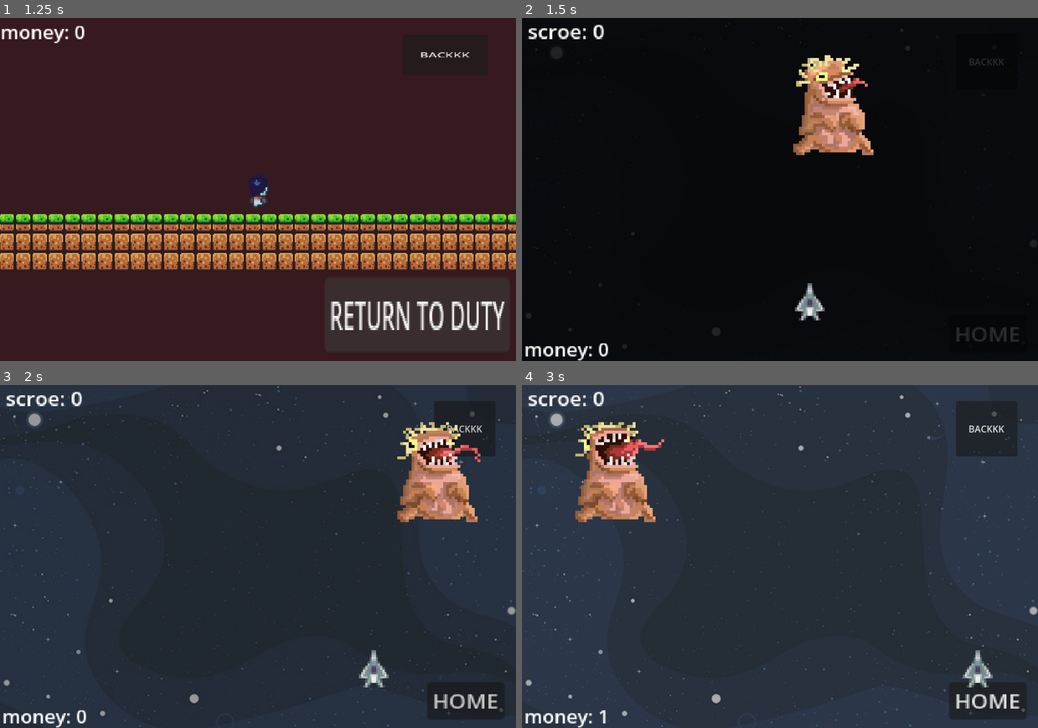
Above: before the commit, frames 1-4 (two rows, left to right).
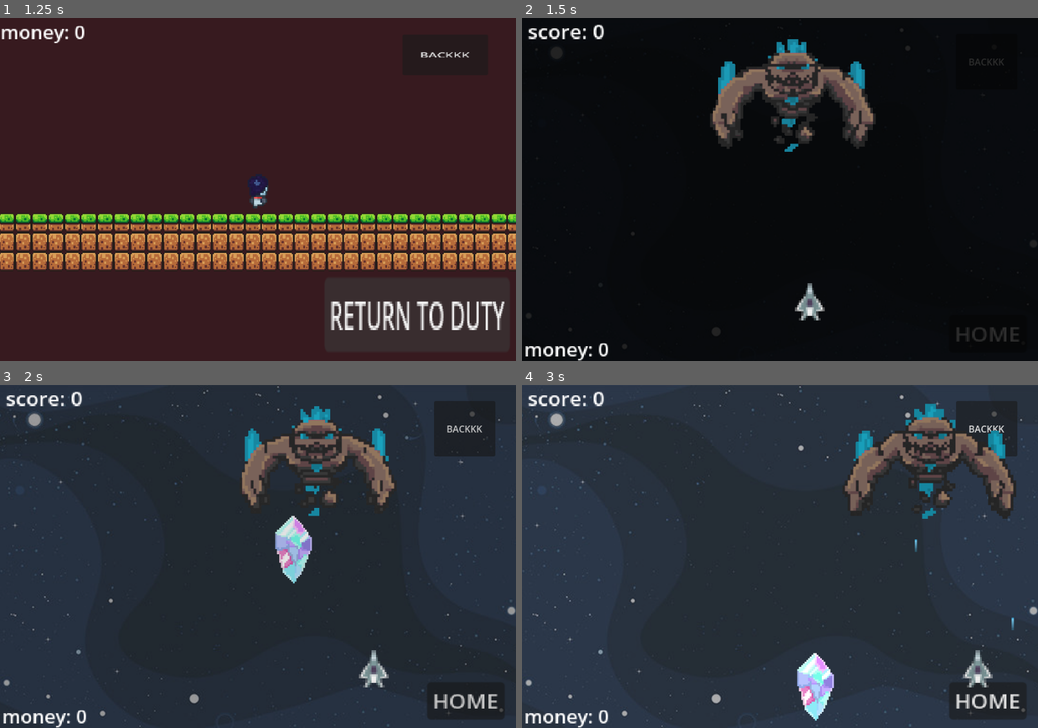
Above: after the commit, the same moments.

Repository: williamhoangbossman/bad-guys-space-shooters
Game: Godot game, scene res://scenes/MainScenes/PlatformerWorld.tscn
Same seed, same stepped clock (60 frames per second), same inputs: the game is played once before the commit and once after it. This scene is started directly instead of the project's main scene.
Inputs:
- Up to frame 1 (1.25 s): click "RETURN TO DUTY" at 0.5 s
- Up to frame 2 (1.5 s): hold D (Right) from 1.28 s (still down)
- Up to frame 3 (2 s): keep holding D (Right)
- Up to frame 4 (3 s): tap Space (shoot) at 2.1 s; tap Enter (ui_accept) at 2.27 s; release D (Right) at 2.78 s; hold A (Left) from 2.78 s (still down); hold Space (shoot) from 2.78 s (still down)

Frame 1 is identical in both runs. In frame 2, 6.9% of the frame differs, in the area x 5-69%, y 3-41%; in frame 3, 7.4%; in frame 4, 9.0%, in the area x 5-96%, y 3-99%.

Commit message:
Attack

Diff:
--- a/project.godot
+++ b/project.godot
@@ -27,6 +27,10 @@
 window/size/viewport_height=600
 window/stretch/mode="viewport"
 window/stretch/aspect="expand"
+
+[global_group]
+
+playership=""
 
 [input]
 
--- a/scenes/CharacterScenes/enemy.tscn
+++ b/scenes/CharacterScenes/enemy.tscn
@@ -1,108 +1,96 @@
 [gd_scene format=3 uid="uid://df8vr1fel2kwr"]
 
-[ext_resource type="Texture2D" uid="uid://c3q4g0crboi45" path="res://assets/Sprites/spritesheet.png" id="1_7p1mj"]
 [ext_resource type="Script" uid="uid://cc5ft8qp16sc0" path="res://scripts/CharScripts/enemy.gd" id="1_r2jx8"]
+[ext_resource type="Texture2D" uid="uid://brvyqymnsyklr" path="res://assets/Sprites/golemSpritesheet.png" id="2_r2jx8"]
 
 [sub_resource type="CircleShape2D" id="CircleShape2D_m5w63"]
 radius = 69.00725
 
-[sub_resource type="AtlasTexture" id="AtlasTexture_md0e3"]
-atlas = ExtResource("1_7p1mj")
-region = Rect2(0, 0, 175, 175)
+[sub_resource type="CapsuleShape2D" id="CapsuleShape2D_t2l28"]
 
-[sub_resource type="AtlasTexture" id="AtlasTexture_4ra3w"]
-atlas = ExtResource("1_7p1mj")
-region = Rect2(175, 0, 175, 175)
+[sub_resource type="AtlasTexture" id="AtlasTexture_v5lbe"]
+atlas = ExtResource("2_r2jx8")
+region = Rect2(0, 0, 327, 327)
 
-[sub_resource type="AtlasTexture" id="AtlasTexture_5uy6h"]
-atlas = ExtResource("1_7p1mj")
-region = Rect2(350, 0, 175, 175)
+[sub_resource type="AtlasTexture" id="AtlasTexture_vedwu"]
+atlas = ExtResource("2_r2jx8")
+region = Rect2(327, 0, 327, 327)
 
-[sub_resource type="AtlasTexture" id="AtlasTexture_c4w8v"]
-atlas = ExtResource("1_7p1mj")
-region = Rect2(525, 0, 175, 175)
+[sub_resource type="AtlasTexture" id="AtlasTexture_r7mm2"]
+atlas = ExtResource("2_r2jx8")
+region = Rect2(654, 0, 327, 327)
 
-[sub_resource type="AtlasTexture" id="AtlasTexture_xwavj"]
-atlas = ExtResource("1_7p1mj")
-region = Rect2(0, 175, 175, 175)
+[sub_resource type="AtlasTexture" id="AtlasTexture_x2tf8"]
+atlas = ExtResource("2_r2jx8")
+region = Rect2(981, 0, 327, 327)
 
-[sub_resource type="AtlasTexture" id="AtlasTexture_nenq2"]
-atlas = ExtResource("1_7p1mj")
-region = Rect2(175, 175, 175, 175)
+[sub_resource type="AtlasTexture" id="AtlasTexture_nghiy"]
+atlas = ExtResource("2_r2jx8")
+region = Rect2(0, 327, 327, 327)
 
-[sub_resource type="AtlasTexture" id="AtlasTexture_md484"]
-atlas = ExtResource("1_7p1mj")
-region = Rect2(350, 175, 175, 175)
+[sub_resource type="AtlasTexture" id="AtlasTexture_qn2k4"]
+atlas = ExtResource("2_r2jx8")
+region = Rect2(327, 327, 327, 327)
 
-[sub_resource type="AtlasTexture" id="AtlasTexture_ipns3"]
-atlas = ExtResource("1_7p1mj")
-region = Rect2(525, 175, 175, 175)
+[sub_resource type="AtlasTexture" id="AtlasTexture_dj03e"]
+atlas = ExtResource("2_r2jx8")
+region = Rect2(654, 327, 327, 327)
 
-[sub_resource type="AtlasTexture" id="AtlasTexture_8qclf"]
-atlas = ExtResource("1_7p1mj")
-region = Rect2(0, 350, 175, 175)
+[sub_resource type="AtlasTexture" id="AtlasTexture_dhlml"]
+atlas = ExtResource("2_r2jx8")
+region = Rect2(981, 327, 327, 327)
 
-[sub_resource type="AtlasTexture" id="AtlasTexture_w8i8w"]
-atlas = ExtResource("1_7p1mj")
-region = Rect2(175, 350, 175, 175)
-
-[sub_resource type="AtlasTexture" id="AtlasTexture_otmr2"]
-atlas = ExtResource("1_7p1mj")
-region = Rect2(350, 350, 175, 175)
-
-[sub_resource type="SpriteFrames" id="SpriteFrames_wtq4b"]
+[sub_resource type="SpriteFrames" id="SpriteFrames_7urq8"]
 animations = [{
 "frames": [{
 "duration": 1.0,
-"texture": SubResource("AtlasTexture_md0e3")
+"texture": SubResource("AtlasTexture_v5lbe")
 }, {
 "duration": 1.0,
-"texture": SubResource("AtlasTexture_4ra3w")
+"texture": SubResource("AtlasTexture_vedwu")
 }, {
 "duration": 1.0,
-"texture": SubResource("AtlasTexture_5uy6h")
+"texture": SubResource("AtlasTexture_r7mm2")
 }, {
 "duration": 1.0,
-"texture": SubResource("AtlasTexture_c4w8v")
+"texture": SubResource("AtlasTexture_x2tf8")
 }, {
 "duration": 1.0,
-"texture": SubResource("AtlasTexture_xwavj")
+"texture": SubResource("AtlasTexture_nghiy")
 }, {
 "duration": 1.0,
-"texture": SubResource("AtlasTexture_nenq2")
+"texture": SubResource("AtlasTexture_qn2k4")
 }, {
 "duration": 1.0,
-"texture": SubResource("AtlasTexture_md484")
+"texture": SubResource("AtlasTexture_dj03e")
 }, {
 "duration": 1.0,
-"texture": SubResource("AtlasTexture_ipns3")
-}, {
-"duration": 1.0,
-"texture": SubResource("AtlasTexture_8qclf")
-}, {
-"duration": 1.0,
-"texture": SubResource("AtlasTexture_w8i8w")
-}, {
-"duration": 1.0,
-"texture": SubResource("AtlasTexture_otmr2")
+"texture": SubResource("AtlasTexture_dhlml")
 }],
 "loop": true,
 "name": &"default",
-"speed": 9.5
+"speed": 12.0
 }]
 
 [node name="Enemy" type="Area2D" unique_id=450332716 groups=["enemy"]]
 script = ExtResource("1_r2jx8")
 
 [node name="CollisionShape2D" type="CollisionShape2D" parent="." unique_id=2000163674]
-position = Vector2(-6, 14.999999)
-scale = Vector2(1.1663111, 1.3199997)
+position = Vector2(4.7683716e-07, 2)
+scale = Vector2(0.5941129, 1.2985171)
 shape = SubResource("CircleShape2D_m5w63")
 
-[node name="AnimatedSprite2D" type="AnimatedSprite2D" parent="." unique_id=1125558941]
-sprite_frames = SubResource("SpriteFrames_wtq4b")
-autoplay = "default"
-frame_progress = 0.7386931
+[node name="CollisionShape2D2" type="CollisionShape2D" parent="." unique_id=1533941779]
+position = Vector2(82, -0.9999962)
+rotation = -0.62206376
+scale = Vector2(2.843636, 5.5600767)
+shape = SubResource("CapsuleShape2D_t2l28")
+
+[node name="CollisionShape2D3" type="CollisionShape2D" parent="." unique_id=470481604]
+position = Vector2(-92, 0)
+rotation = 0.54054165
+scale = Vector2(2.843636, 5.5600767)
+shape = SubResource("CapsuleShape2D_t2l28")
 
 [node name="RightRayCast" type="RayCast2D" parent="." unique_id=63522769]
 target_position = Vector2(76, 0)
@@ -110,4 +98,12 @@
 [node name="LeftRayCast" type="RayCast2D" parent="." unique_id=970435443]
 target_position = Vector2(-81, 0)
 
+[node name="shootTimer" type="Timer" parent="." unique_id=1356347083]
+
+[node name="AnimatedSprite2D" type="AnimatedSprite2D" parent="." unique_id=186449462]
+sprite_frames = SubResource("SpriteFrames_7urq8")
+autoplay = "default"
+frame_progress = 0.98738676
+
 [connection signal="body_entered" from="." to="." method="_on_body_entered"]
+[connection signal="timeout" from="shootTimer" to="." method="_on_shoot_timer_timeout"]
--- /dev/null
+++ b/scenes/Misc/enemyBullet.tscn
@@ -0,0 +1,21 @@
+[gd_scene format=3 uid="uid://cp2ckf7lgynjq"]
+
+[ext_resource type="Script" uid="uid://docubivold24v" path="res://scripts/MiscItemsScripts/enemyBulletScript.gd" id="1_7ynlk"]
+[ext_resource type="Texture2D" uid="uid://cpnvv7f3cdr7c" path="res://assets/Sprites/CrystalAtk_1.png" id="2_7ynlk"]
+
+[sub_resource type="CapsuleShape2D" id="CapsuleShape2D_c5w5p"]
+radius = 305.74057
+height = 637.5016
+
+[node name="enemyBullet" type="Area2D" unique_id=1511659055]
+script = ExtResource("1_7ynlk")
+
+[node name="CollisionShape2D" type="CollisionShape2D" parent="." unique_id=1274180043]
+scale = Vector2(0.09321786, 0.19025645)
+shape = SubResource("CapsuleShape2D_c5w5p")
+
+[node name="Sprite2D" type="Sprite2D" parent="." unique_id=459726399]
+scale = Vector2(0.6063932, 0.60526705)
+texture = ExtResource("2_7ynlk")
+
+[connection signal="area_entered" from="." to="." method="_on_area_entered"]
--- a/scenes/UIScenes/hud.tscn
+++ b/scenes/UIScenes/hud.tscn
@@ -34,4 +34,4 @@
 offset_right = 84.0
 offset_bottom = 22.0
 scale = Vector2(2.2553058, 2.0878825)
-text = "scroe:"
+text = "score:"
--- /dev/null
+++ b/scenes/UIScenes/worldSelection.tscn
@@ -0,0 +1,47 @@
+[gd_scene format=3 uid="uid://x7qmw6tmyfke"]
+
+[node name="CanvasLayer" type="CanvasLayer" unique_id=1266624653]
+
+[node name="Control" type="Control" parent="." unique_id=73113987]
+layout_mode = 3
+anchors_preset = 15
+anchor_right = 1.0
+anchor_bottom = 1.0
+grow_horizontal = 2
+grow_vertical = 2
+
+[node name="ColorRect" type="ColorRect" parent="Control" unique_id=420095694]
+layout_mode = 1
+anchors_preset = 15
+anchor_right = 1.0
+anchor_bottom = 1.0
+grow_horizontal = 2
+grow_vertical = 2
+
+[node name="optionsContainer" type="VBoxContainer" parent="Control/ColorRect" unique_id=897709657]
+layout_mode = 0
+offset_left = 283.0
+offset_top = 61.000004
+offset_right = 323.0
+offset_bottom = 232.0
+scale = Vector2(8.233581, 2.686754)
+
+[node name="Button" type="Button" parent="Control/ColorRect/optionsContainer" unique_id=1999063473]
+layout_mode = 2
+text = "w1"
+
+[node name="Button2" type="Button" parent="Control/ColorRect/optionsContainer" unique_id=146052453]
+layout_mode = 2
+text = "w2"
+
+[node name="Button3" type="Button" parent="Control/ColorRect/optionsContainer" unique_id=336384949]
+layout_mode = 2
+text = "w3"
+
+[node name="Button4" type="Button" parent="Control/ColorRect/optionsContainer" unique_id=14248848]
+layout_mode = 2
+text = "w4"
+
+[node name="Button5" type="Button" parent="Control/ColorRect/optionsContainer" unique_id=1323528307]
+layout_mode = 2
+text = "w5"
--- a/scripts/CharScripts/character.gd
+++ b/scripts/CharScripts/character.gd
@@ -6,7 +6,6 @@
 const SPEED = 300.0
 const JUMP_VELOCITY = -400.0
 
-var cooldown = 0.4
 var timer = 0
 
 func _physics_process(delta: float) -> void:
@@ -16,7 +15,7 @@
 	# Handle jump.
 	timer += delta
 	if Input.is_action_pressed("shoot"):
-		if timer >= cooldown:
+		if timer >= GameManager.playerBulletCooldown:
 			spawnBullet()
 
 	# Get the input direction and handle the movement/deceleration.
@@ -26,7 +25,6 @@
 		velocity.x = direction * SPEED
 	else:
 		velocity.x = move_toward(velocity.x, 0, SPEED)
-
 	if direction < 0:
 		playersprite.flip_h = true
 	elif direction > 0:
--- a/scripts/CharScripts/enemy.gd
+++ b/scripts/CharScripts/enemy.gd
@@ -1,14 +1,20 @@
 extends Area2D
 
+@onready var enemyCharacter = $"."
+
+@onready var shootTimer = $shootTimer
 @onready var rightRayCast = $RightRayCast
 @onready var leftRayCast = $LeftRayCast
 
+const enemyBulletPreload = preload("res://scenes/Misc/enemyBullet.tscn")
 
 var direction = 1
 var currentHealth: int
 
 func _ready() -> void:
 	currentHealth = GameManager.enemyMaxhealth
+	shootTimer.wait_time = randf_range(GameManager.enemyBulletFrequencyMin, GameManager.enemyBulletFrequencyMax)
+	shootTimer.start()
 
 func take_damage(amount: int):
 	currentHealth -= amount
@@ -17,14 +23,25 @@
 	if currentHealth <= 0:
 		die()
 
+func spawnBullet() -> void:
+	var enemyBullet = enemyBulletPreload.instantiate()
+	add_child(enemyBullet)
+	enemyBullet.global_position.x = enemyCharacter.global_position.x
+	enemyBullet.global_position.y = enemyCharacter.global_position.y + enemyCharacter.position.y / 2
 
 
 func die():
-	#add score etc
+	GameManager.currentScore += 1 * GameManager.scoreMultiplier
 	queue_free()
 
+func _on_shoot_timer_timeout() -> void:
+	spawnBullet()
+
+	shootTimer.wait_time = randf_range(GameManager.enemyBulletFrequencyMin, GameManager.enemyBulletFrequencyMax)
+	shootTimer.start()
+
 func _physics_process(delta: float) -> void:
-	$".".position.x += GameManager.enemySpeed * direction
+	$".".position.x += GameManager.enemySpeed * direction * delta
 
 	if rightRayCast.is_colliding() and direction == 1:
 		direction = -1
--- a/scripts/MainScripts/ManagerScripts/GameManager.gd
+++ b/scripts/MainScripts/ManagerScripts/GameManager.gd
@@ -6,18 +6,24 @@
 var characterHealth: float = 3
 var characterBulletSpeed: float = 200
 var playerBaseDamage: float = 1
+var playerBulletCooldown: float = 0.4
 
 var currentScore: float = 0
+var scoreMultiplier: float = 1
+
 var damageMultiplier: float = 1
 
 #enemy data
 var enemyMaxhealth: float = 30
-var enemySpeed: float = 10
+var enemySpeed: float = 160
 
+var enemyBulletSpeed: float = 4
+var enemyBulletFrequencyMin = 0.05
+var enemyBulletFrequencyMax = 4
 # Called when the node enters the scene tree for the first time.
 func _ready() -> void:
 	pass
 
 # Called every frame. 'delta' is the elapsed time since the previous frame.
 func _process(delta: float) -> void:
-	pass
+	print(currentDifficulty)
--- a/scripts/MainScripts/game.gd
+++ b/scripts/MainScripts/game.gd
@@ -22,25 +22,33 @@
 
 
 func easy_mode_setup() -> void:
-	GameManager.enemySpeed = 7.5
+	GameManager.enemySpeed = 120
 	GameManager.enemyMaxhealth = 1
+	GameManager.enemyBulletFrequencyMin = 1
+	GameManager.enemyBulletFrequencyMax = 5
 
 	GameManager.characterBulletSpeed =  7
 	EconomyManager.moneyMultiplier = 5
 
 func normal_mode_setup() -> void:
-	GameManager.enemySpeed = 10
-	GameManager.enemyMaxhealth = 30
+	GameManager.enemySpeed = 160
+	GameManager.enemyMaxhealth = 60
+	GameManager.enemyBulletFrequencyMin = 1
+	GameManager.enemyBulletFrequencyMax = 3
 
 	GameManager.characterBulletSpeed = 4
 	EconomyManager.moneyMultiplier = 1
 
+
 func hard_mode_setup() -> void:
-	GameManager.enemySpeed = 50
+	GameManager.enemySpeed = 500
 	GameManager.enemyMaxhealth = 60
+	GameManager.enemyBulletFrequencyMin = 0.04
+	GameManager.enemyBulletFrequencyMax = 0.4
 
-	GameManager.characterBulletSpeed = 35
+	GameManager.characterBulletSpeed = 32
 	EconomyManager.moneyMultiplier = 0.8
+
 
 func _process(delta: float) -> void:
 	if (GameManager.gamePaused == true): #stop the pausebutton from work + hud invis
--- a/scripts/MainScripts/start_screen.gd
+++ b/scripts/MainScripts/start_screen.gd
@@ -16,8 +16,6 @@
 @onready var playButton = $MainScreenUI/gameOptionsContainer/gameStartButton
 @onready var settingsButton = $MainScreenUI/gameOptionsContainer/settingsButton
 @onready var quitButton = $MainScreenUI/gameOptionsContainer/quitButton2
-
-
 
 var buttonfunction = false
 
@@ -55,7 +53,6 @@
 		buttonrect.get_center().y - (rightsize.y / 2)
 		)
 
-
 func _on_title_timer_timeout() -> void: #title stuff
 	titleGrowth()
 	await get_tree().create_timer(1).timeout
@@ -66,7 +63,6 @@
 	TweenCreate.tween_property(titleLabel, "scale", Vector2(1.4, 1.4), 0.75)\
 		.set_trans(Tween.TRANS_SINE)\
 		.set_ease(Tween.EASE_IN_OUT)
-
 
 func _on_menu_back_button_pressed() -> void:
 	transitionrect.visible = true
@@ -80,21 +76,28 @@
 	playButton.grab_focus()
 
 func _on_menu_create_button_pressed() -> void:
-	#if GameManager.currentDifficulty == "Please Select":
-	#	var WordSelector = randi_range(1, 5)
-	#	if WordSelector == 1:
-		#		difficultyLabel.text = "Select a difficulty, please."
-		#	2:
-		#		difficultyLabel.text = "I'm telling you to select a difficulty."
-		#	3:
-		#		difficultyLabel.text = "Just select a difficulty already."
-		#	4:
-		#		difficultyLabel.text = "Don't make me say it again."
-			#5:
-			#	difficultyLabel.text = "SELECT A FUCKING DIFFICULTY."
+	if GameManager.currentDifficulty == "Please Select!":
+		var WordSelector = randi_range(1, 5)
+		match WordSelector:
+			1:
+				difficultyLabel.text = "Select a difficulty, please."
+			2:
+				difficultyLabel.text = "I'm telling you to select a difficulty."
+			3:
+				difficultyLabel.text = "Just select a difficulty already."
+			4:
+				difficultyLabel.text = "Don't make me say it again."
+			5:
+				difficultyLabel.text = "."
+	elif GameManager.currentDifficulty == "Easy":
+		gameTransition()
+	elif GameManager.currentDifficulty == "Normal":
+		gameTransition()
+	elif GameManager.currentDifficulty == "Hard":
+		gameTransition()
+	return
 
-	#return
-
+func gameTransition() ->void:
 	transitionrect.visible = true
 	transition.play("FadeIn")
 	await get_tree().create_timer(0.75).timeout
@@ -136,7 +139,6 @@
 	GameManager.currentDifficulty = "Hard"
 
 
-
 func _on_game_start_button_pressed() -> void:
 	if (buttonfunction):
 		transitionrect.visible = true
--- a/scripts/MiscItemsScripts/BulletScript.gd
+++ b/scripts/MiscItemsScripts/BulletScript.gd
@@ -9,7 +9,7 @@
 
 # Called every frame. 'delta' is the elapsed time since the previous frame.
 func _physics_process(delta: float) -> void:
-	Bullet.position.y -= GameManager.characterBulletSpeed
+	Bullet.position.y -= GameManager.characterBulletSpeed * delta
 
 
 func _on_area_entered(area: Area2D) -> void:
--- /dev/null
+++ b/scripts/MiscItemsScripts/enemyBulletScript.gd
@@ -0,0 +1,16 @@
+extends Area2D
+
+@onready var bullet = $"."
+var gay = 1
+
+func _ready() -> void:
+	bullet.top_level = true
+
+func _physics_process(delta: float) -> void:
+	bullet.position.y += GameManager.enemyBulletSpeed
+
+
+
+func _on_area_entered(area: Area2D) -> void:
+	if area.is_in_group("playership"):
+		get_tree().change_scene_to_file("res://scenes/MainScenes/StartScreen.tscn")
--- a/scripts/UIScripts/HUD.gd
+++ b/scripts/UIScripts/HUD.gd
@@ -14,7 +14,7 @@
 func _process(delta: float) -> void:
 	pass
 	moneylabel.text = "money: %d" % EconomyManager.currentMoney
-	scoreLabel.text = "scroe: %d" % GameManager.currentScore
+	scoreLabel.text = "score: %d" % GameManager.currentScore
 
 #func _on_continue():
 	#visible = true
Binary file added: assets/Sprites/CrystalAtk_1.png
Not shown, added: assets/Sprites/CrystalAtk_1.png.import
Binary file added: assets/Sprites/golemSpritesheet.png
Not shown, added: assets/Sprites/golemSpritesheet.png.import
Not shown, added: scripts/MiscItemsScripts/enemyBulletScript.gd.uid
